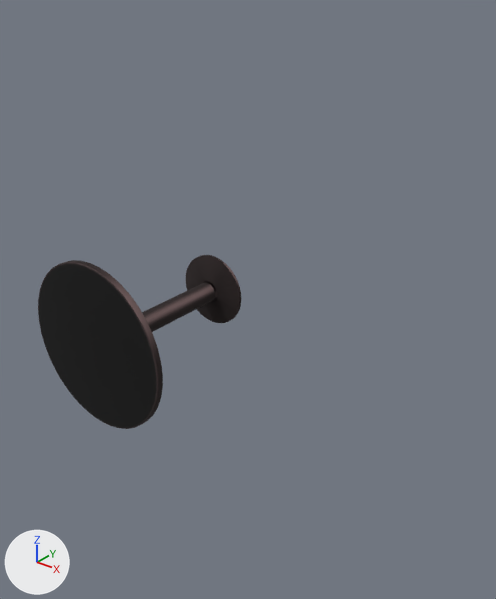
The OBJ model tokenhsi/data/dataset_dynamic_objects/test/Table_Circle/e446e818-363d-4bf5-b7dd-7e70bfca0b87/vis/mesh.obj as it was, and as the next commit left it.
The view is the same before and after, from a camera (50 mm lens) standing at (1.79, -1.67, 1.24) and looking at (0.26, 0.24, 0.06). Every picture has the same lights, and +X, +Y and +Z are marked at lower left. Where no turn or scale is listed for an object, it has been applied to the vertices. Vertices at the same position are counted once.

The scene before the commit, as lines of its bpy script (objects in view):
```python
me_mesh = bpy.data.meshes.new('mesh')
me_mesh.from_pydata(...)  # 837 vertices, 1490 faces; spans x -0.325..0.325, y -0.33..0.335, z -0.325..0.325
me_mesh.materials.append(mat_material_0)  # picture img_material_0_png
ob_mesh = bpy.data.objects.new('mesh', me_mesh)
ob_mesh.location = (0.0, 0.0, 0.0)
```
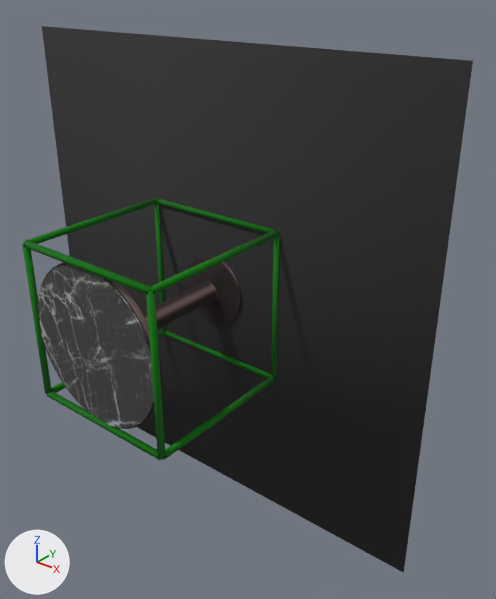
Boxes (x1, y1, x2, y2) around the edits, measured in the pictures (496 x 599 px):
'mesh', reshaped (122% wider, 213% taller)
    before: (38, 255, 241, 429)
    after: (22, 26, 473, 573)
part 1 of me_mesh, added (green)
    after: (157, 198, 274, 234)
part 2 of me_mesh, added (green)
    after: (23, 241, 151, 294)
part 3 of me_mesh, added (green)
    after: (47, 391, 161, 460)
part 4 of me_mesh, added (green)
    after: (165, 331, 271, 378)
part 5 of me_mesh, added (green)
    after: (271, 236, 279, 379)
part 6 of me_mesh, added (green)
    after: (154, 204, 166, 331)
part 7 of me_mesh, added (green)
    after: (22, 244, 52, 394)
part 8 of me_mesh, added (green)
    after: (146, 291, 166, 459)
part 9 of me_mesh, added (green)
    after: (150, 230, 279, 294)
part 10 of me_mesh, added (green)
    after: (163, 376, 276, 460)
part 11 of me_mesh, added
    after: (51, 330, 165, 393)
part 12 of me_mesh, added (green)
    after: (24, 198, 157, 244)
part 13 of me_mesh, added (black)
    after: (38, 264, 154, 428)
part 14 of me_mesh, added
    after: (190, 256, 241, 309)
part 15 of me_mesh, added (black)
    after: (42, 26, 473, 573)

What changed in the scene script:
```text
Change me_mesh:
    used by ob_mesh; location = (0.0, 0.0, 0.0)
    remove me_mesh.from_pydata(...)  # 837 vertices, 1490 faces; spans x -0.325..0.325, y -0.33..0.335, z -0.325..0.325
    add me_mesh.from_pydata(...)  # 1544 vertices, 3024 faces; spans x -1.0..1.0, y -0.345..0.345, z -1.0..1.0
    me_mesh part 1: a new loose piece, a box spanning x -0.325..0.325, y 0.325..0.345, z 0.315..0.335, in mat_material_0 (picture img_material_0_png)
    me_mesh part 2: a new loose piece, a box spanning x -0.325..0.325, y -0.345..-0.325, z 0.315..0.335, in mat_material_0 (picture img_material_0_png)
    me_mesh part 3: a new loose piece, a box spanning x -0.325..0.325, y -0.345..-0.325, z -0.335..-0.315, in mat_material_0 (picture img_material_0_png)
    me_mesh part 4: a new loose piece, a box spanning x -0.325..0.325, y 0.325..0.345, z -0.335..-0.315, in mat_material_0 (picture img_material_0_png)
    me_mesh part 5: a new loose piece, a box spanning x 0.315..0.335, y 0.325..0.345, z -0.325..0.325, in mat_material_0 (picture img_material_0_png)
    me_mesh part 6: a new loose piece, a box spanning x -0.335..-0.315, y 0.325..0.345, z -0.325..0.325, in mat_material_0 (picture img_material_0_png)
    me_mesh part 7: a new loose piece, a box spanning x -0.335..-0.315, y -0.345..-0.325, z -0.325..0.325, in mat_material_0 (picture img_material_0_png)
    me_mesh part 8: a new loose piece, a box spanning x 0.315..0.335, y -0.345..-0.325, z -0.325..0.325, in mat_material_0 (picture img_material_0_png)
    me_mesh part 9: a new loose piece, a box spanning x 0.315..0.335, y -0.335..0.335, z 0.315..0.335, in mat_material_0 (picture img_material_0_png)
    me_mesh part 10: a new loose piece, a box spanning x 0.315..0.335, y -0.335..0.335, z -0.335..-0.315, in mat_material_0 (picture img_material_0_png)
    me_mesh part 11: a new loose piece, a box spanning x -0.335..-0.315, y -0.335..0.335, z -0.335..-0.315, in mat_material_0 (picture img_material_0_png)
    me_mesh part 12: a new loose piece, a box spanning x -0.335..-0.315, y -0.335..0.335, z 0.315..0.335, in mat_material_0 (picture img_material_0_png)
    me_mesh part 13: a new loose piece of 400 vertices spanning x -0.319..0.319, y -0.335..-0.33, z -0.319..0.319, in mat_material_0 (picture img_material_0_png)
    me_mesh part 14: 203 vertices added at x -0.158..0.147, y 0.297..0.334, z -0.053..0.147
    me_mesh part 15: 8 vertices added at x -1.0..1.0, y 0.334..0.335, z -1.0..1.0
```
